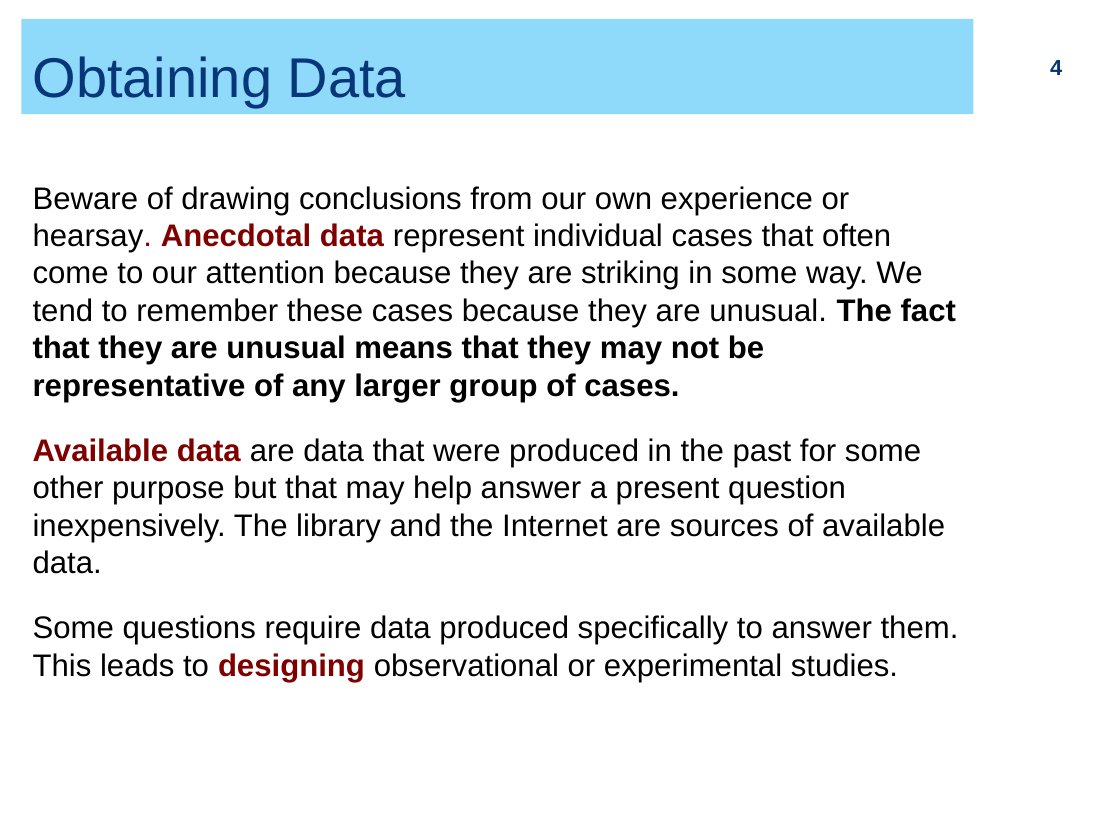
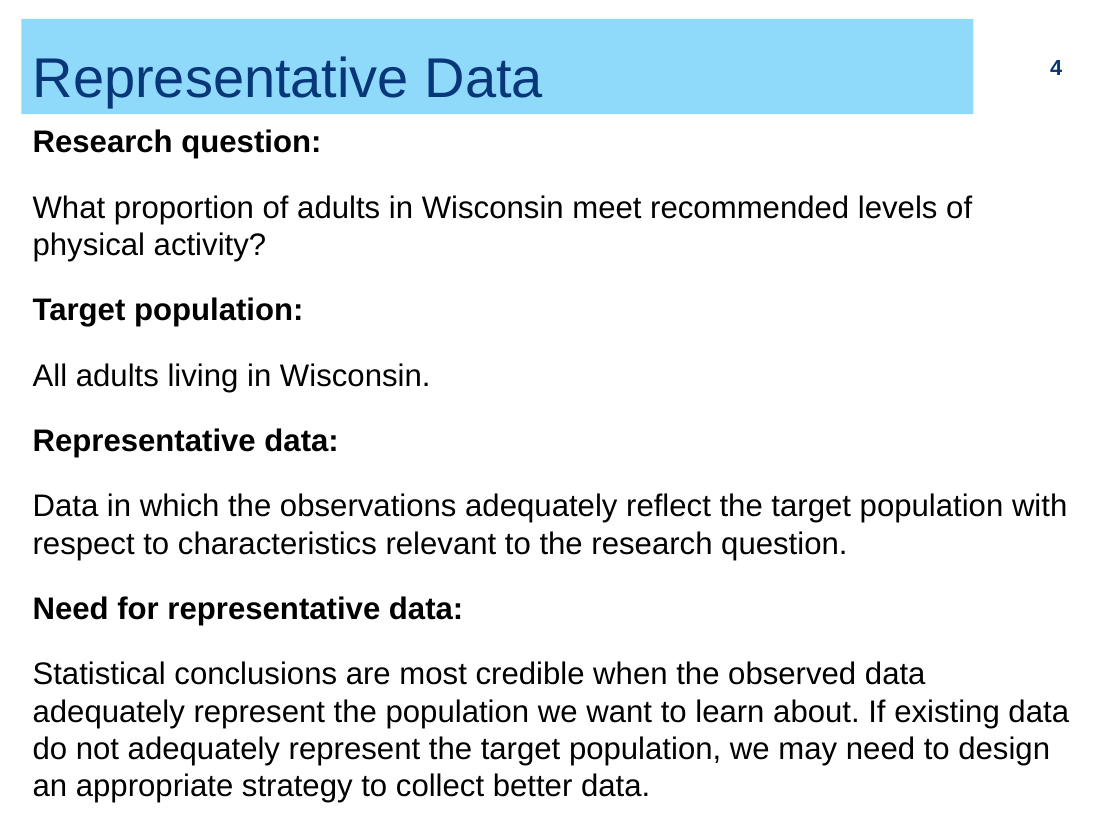
Before and after one commit to ZhiyangGeeZhou/ZhiyangGeeZhou.github.io, a slide deck: slide 4 of attach/UWM/UWM_PH702_2026Fall_Part04.pptx. Drawn at 1120x840 pixels with LibreOffice and Linux fonts; fonts in the diff are those of the drawing. Boxes give left, top, right and bottom in pixels: in the first picture for what was removed or moved away, otherwise in the second. Text is boxed around its words. In the diff, an @@ line names an element or a change of style, - is before the commit and + after.

```diff
--- a/attach/UWM/UWM_PH702_2026Fall_Part04.pptx
+++ b/attach/UWM/UWM_PH702_2026Fall_Part04.pptx
@@ title at [33, 56, 543, 107]: text changed @@
-Obtaining Data
+Representative Data
@@ text at [33, 129, 1069, 765]: text changed @@
-Beware of drawing conclusions from our own experience or hearsay. Anecdotal data represent individual cases that often come to our attention because they are striking in some way. We tend to remember these cases because they are unusual. The fact that they are unusual means that they may not be representative of any larger group of cases.
-Available data are data that were produced in the past for some other purpose but that may help answer a present question inexpensively. The library and the Internet are sources of available data.
-Some questions require data produced specifically to answer them. This leads to designing observational or experimental studies.
+Research question:
+What proportion of adults in Wisconsin meet recommended levels of physical activity?
+Target population:
+All adults living in Wisconsin.
+Representative data:
+Data in which the observations adequately reflect the target population with respect to characteristics relevant to the research question.
+Need for representative data:
+Statistical conclusions are most credible when the observed data adequately represent the population we want to learn about. If existing data do not adequately represent the target population, we may need to design an appropriate strategy to collect better data.
```
Also in this commit, not shown: 9 other slides changed, 1 slide added, 1 slide removed.
